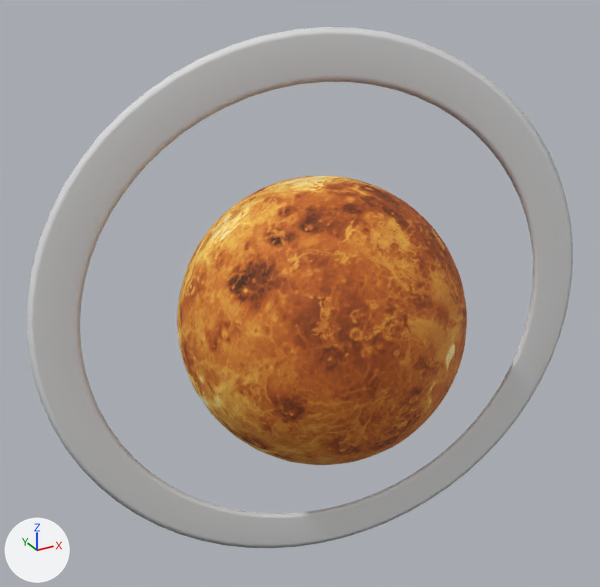
The glTF model src/main/resources/models/planets/saturn/saturn.gltf, before and after one commit.
Both versions are drawn from a camera (50 mm lens) standing at (-1.337, -2.276, 1.256) and looking at (-0.048, 0.068, 0.084). Lighting does not change. The marker at lower left points along +X, +Y and +Z. The older version comes first. Where no turn or scale is listed for an object, it has been applied to the vertices.

Script lines for the objects in view, before the commit:
```python
me_circle_ring_0 = bpy.data.meshes.new('Circle_ring_0')
me_circle_ring_0.from_pydata(...)  # 512 vertices, 1024 faces; spans x -1.2..1.2, y 0.0..0.01, z -1.2..1.2
me_circle_ring_0.materials.append(mat_ring)  # its picture is missing
me_sphere_material_002_0 = bpy.data.meshes.new('Sphere_Material.002_0')
me_sphere_material_002_0.from_pydata(...)  # 2946 vertices, 5888 faces; spans x -0.5..0.5, y -0.5..0.5, z -0.5..0.5
me_sphere_material_002_0.materials.append(mat_material_004)  # picture img_material_002_diffuse
ob_circle_ring_0 = bpy.data.objects.new('Circle_ring_0', me_circle_ring_0)
ob_circle_ring_0.location = (0.0, 0.0, 0.0)
ob_circle_ring_0.rotation_euler = (-3.142, 0.0, -0.236)  # degrees (-180, 0, -14)
ob_circle_ring_0.scale = (0.817, 0.817, 0.817)
ob_sphere_material_002_0 = bpy.data.objects.new('Sphere_Material.002_0', me_sphere_material_002_0)
ob_sphere_material_002_0.location = (0.0, 0.0, 0.0)
```
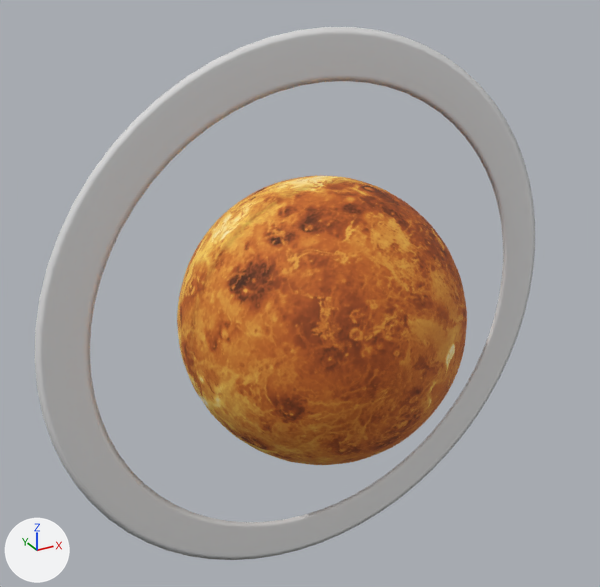
Edits to the scene script, one JSON object a line:
```json
{"op": "set", "path": "ob_circle_ring_0.rotation_euler", "old": "(-3.142, 0.0, -0.236)", "new": "(3.142, 0.0, 0.0)", "note": "degrees (-180, 0, -14) -> degrees (180, 0, 0)"}
```

Pixel boxes (x1, y1, x2, y2) of what changed, in the pictures (600 x 587 px):
```json
{"object": "Circle_ring_0", "change": "turned", "before": [27, 27, 573, 548], "after": [35, 27, 535, 560]}
```
